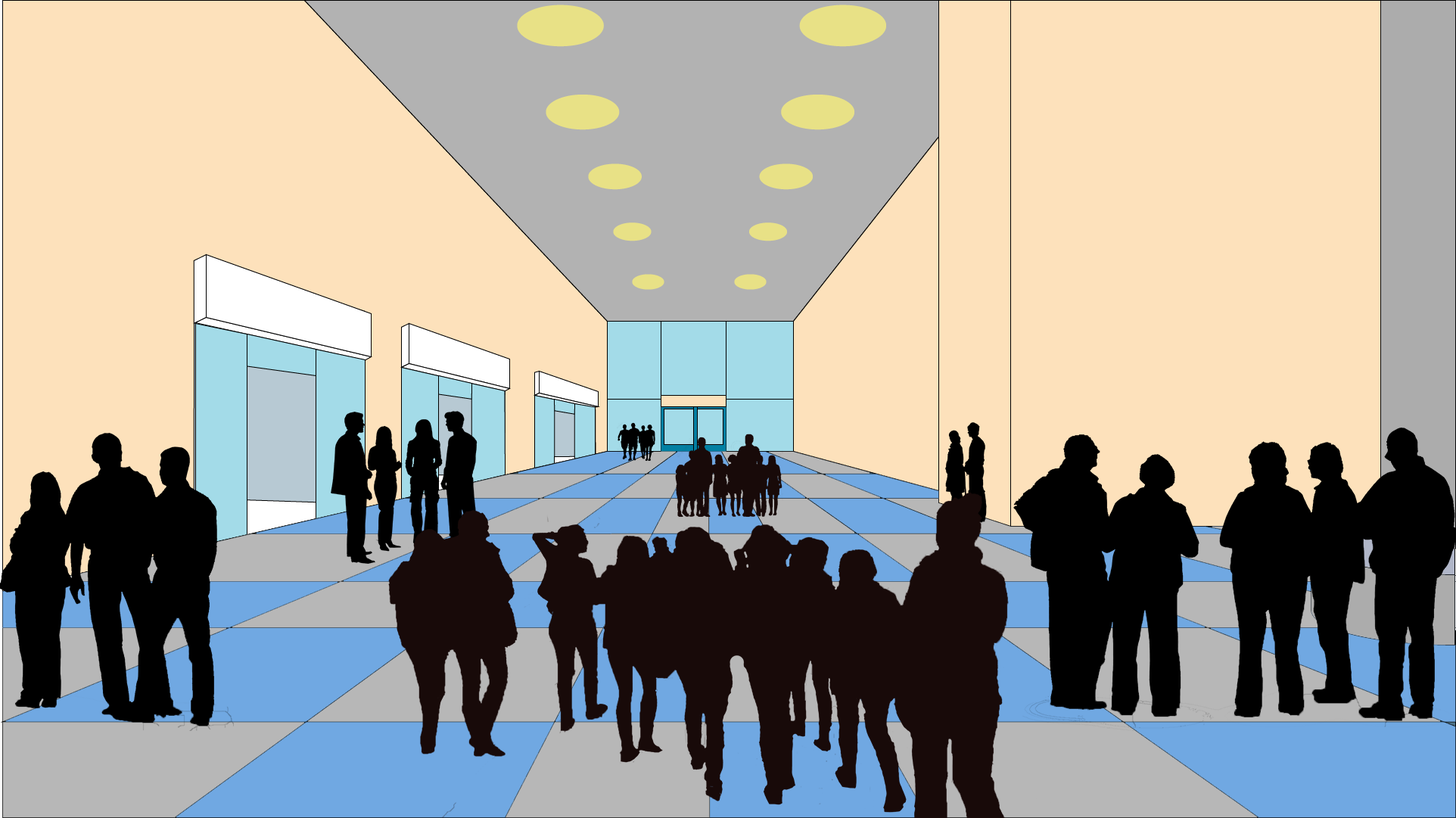
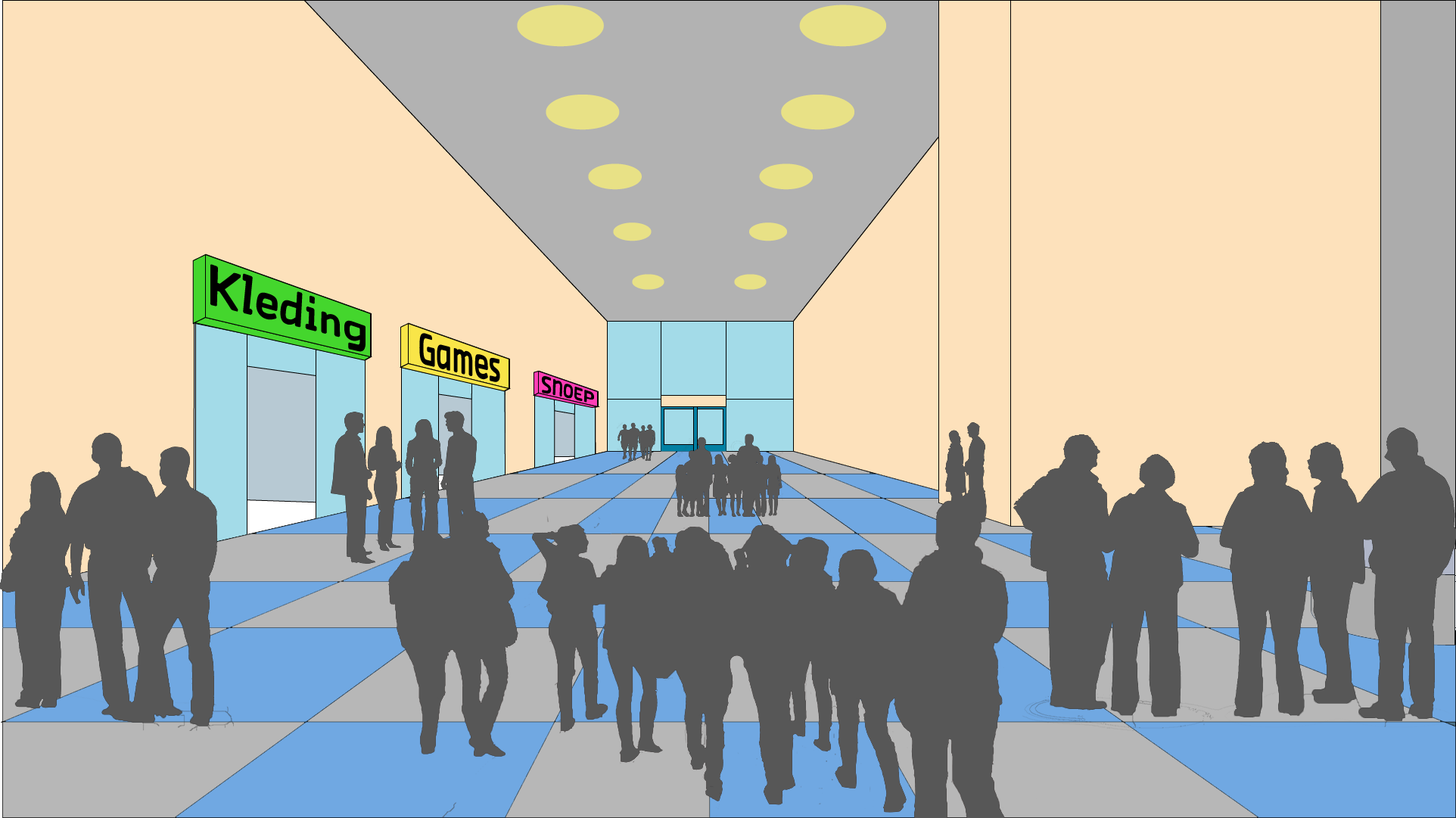
Layered file, before and after one edit (1456x818). Changes by layer:
added layer "Layer 2" above "Group 1" over [0, 253, 1456, 818]
added group "Group 1" with 10 layers above "Shopping fix" over [0, 410, 1456, 818]
moved "Vooraan" into group "Group 1" over [0, 427, 1456, 818]
moved "Midden" into group "Group 1" over [330, 410, 987, 564]
moved "Achteraan" into group "Group 1" over [616, 422, 656, 461]
added layer "Shopping fix" above "Layer 1" over [0, 253, 1456, 818]
